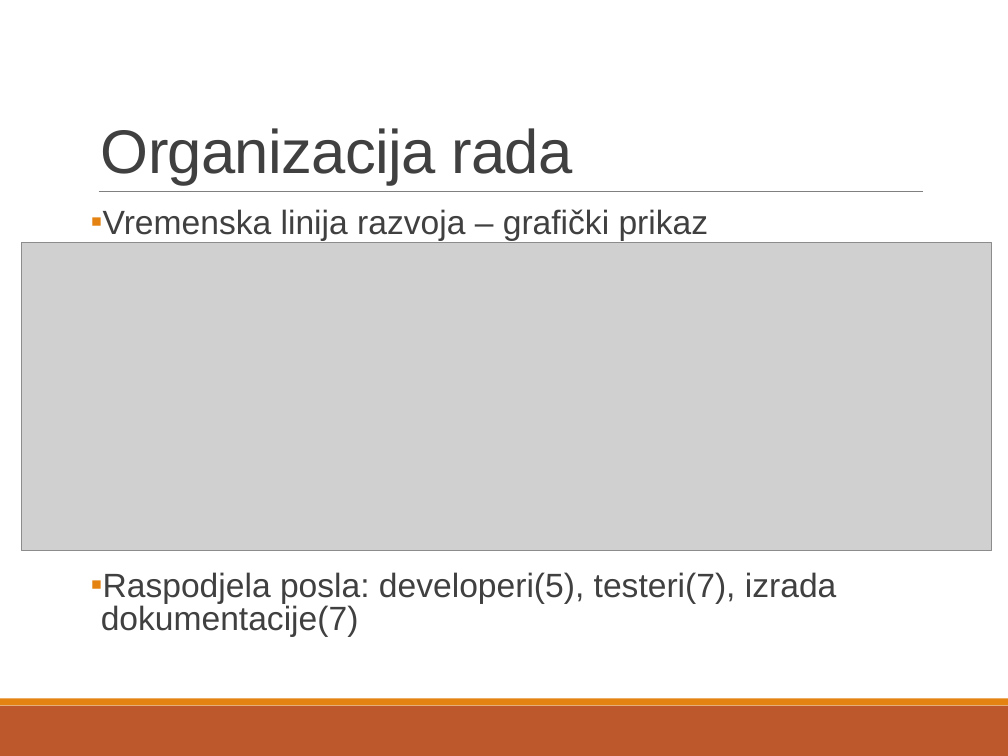
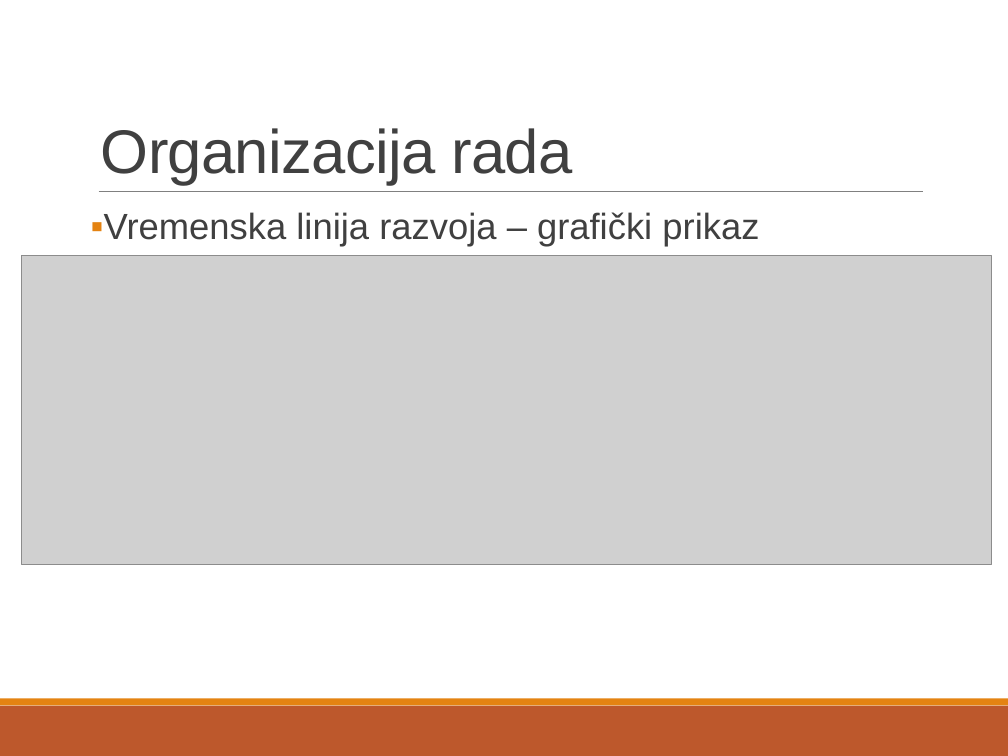
Before and after one commit to pmatosevic/CarRepairs, a slide deck: slide 9 of Infiniteam - Moj AutoServis - prezentacija - FINAL.pptx. Drawn at 1008x756 pixels with LibreOffice and Linux fonts; fonts in the diff are those of the drawing; grey boxes stand for pictures. Boxes give left, top, right and bottom in pixels: in the first picture for what was removed or moved away, otherwise in the second. Text is boxed around its words. In the diff, an @@ line names an element or a change of style, - is before the commit and + after.

```diff
--- a/Infiniteam - Moj AutoServis - prezentacija - FINAL.pptx
+++ b/Infiniteam - Moj AutoServis - prezentacija - FINAL.pptx
@@ text "Vremenska linija razvoja – grafički ..." at (x1=91, y1=212, x2=759, y2=247): size 24.1 to 26 pt; line spacing 0.8 to 0.9 @@
@@ picture moved from (x1=21, y1=242, x2=992, y2=550) to (x1=21, y1=256, x2=992, y2=564) @@
@@ text at (x1=91, y1=572, x2=836, y2=637): paragraph removed @@
-▪ Raspodjela posla: developeri(5), testeri(7), izrada dokumentacije(7)
```
Also in this commit, not shown: 1 other slide changed, 2 slides added, 1 slide removed.
